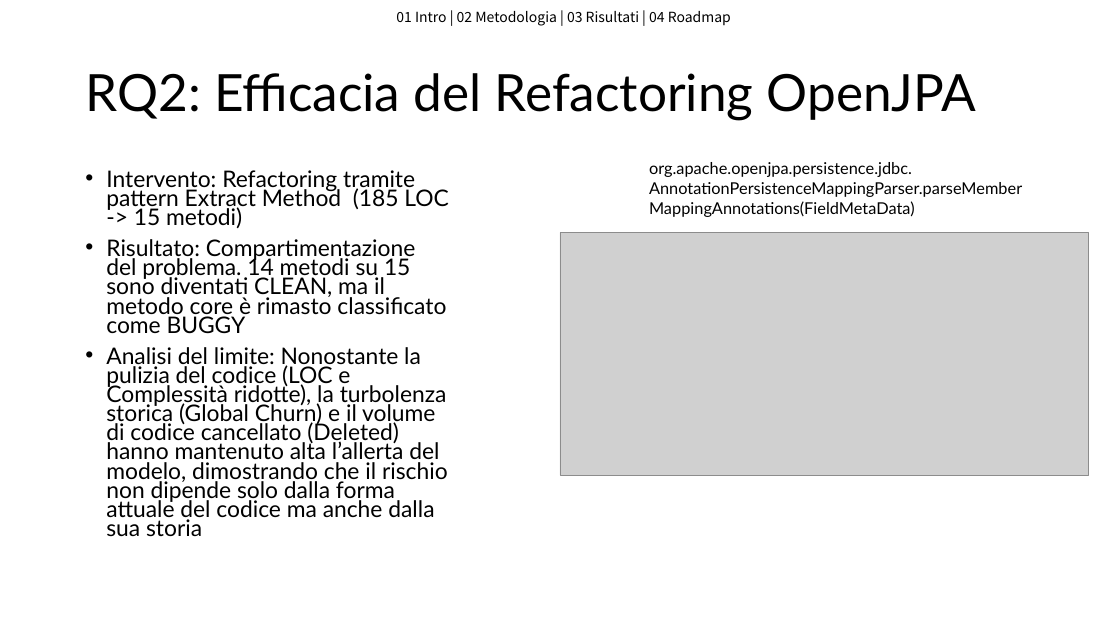
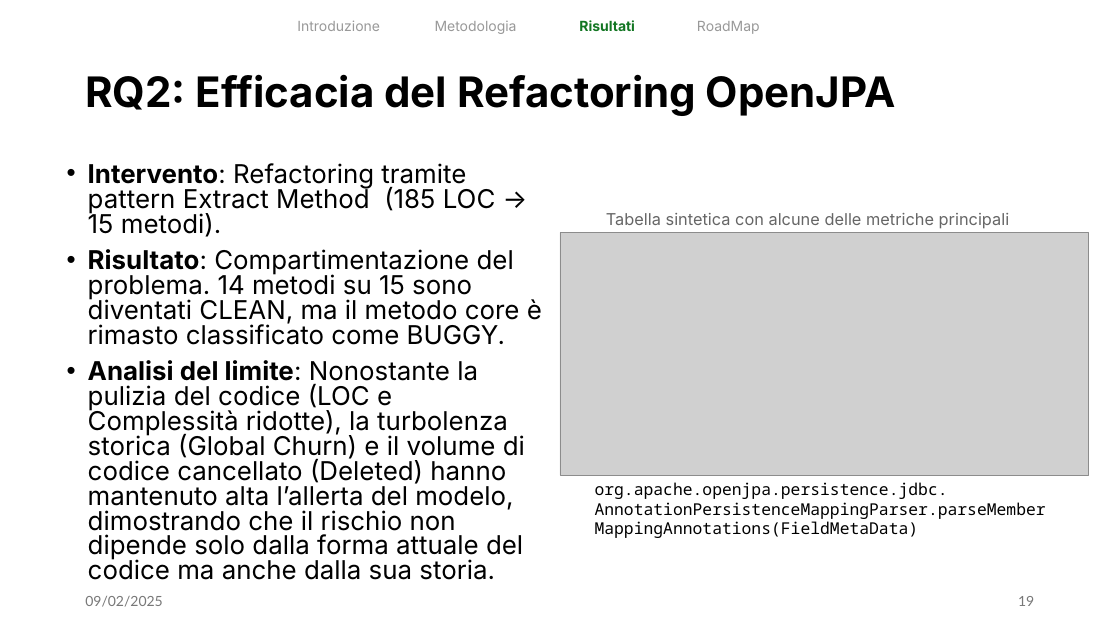
Before and after one commit to flavio-simonelli/ProjectAnalyzerAI, a slide deck: slide 19 of PresentazioneISW2Prediction.pptx (slide 18 before the commit). Drawn at 1120x630 pixels with LibreOffice and Linux fonts; fonts in the diff are those of the drawing; grey boxes stand for pictures. Boxes give left, top, right and bottom in pixels: in the first picture for what was removed or moved away, otherwise in the second. Text is boxed around its words. In the diff, an @@ line names an element or a change of style, - is before the commit and + after.

```diff
--- a/PresentazioneISW2Prediction.pptx
+++ b/PresentazioneISW2Prediction.pptx
@@ text added at (x1=297, y1=20, x2=380, y2=31), 12 pt, text #999999 @@
+Introduzione
@@ text removed at (x1=396, y1=11, x2=731, y2=26) @@
-01 Intro | 02 Metodologia | 03 Risultati | 04 Roadmap
@@ text added at (x1=435, y1=21, x2=517, y2=34), 12 pt, text #999999 @@
+Metodologia
@@ text added at (x1=579, y1=20, x2=635, y2=31), 12 pt, text #127622, bold @@
+Risultati
@@ text added at (x1=697, y1=21, x2=760, y2=34), 12 pt, text #999999 @@
+RoadMap
@@ title "RQ2: Efficacia del Refactoring OpenJPA" at (x1=85, y1=74, x2=896, y2=116): size 44 to 36 pt, font Lato to Inter, bold on @@
@@ text at (x1=88, y1=163, x2=542, y2=580): text changed; size 19.6 to 22.2 pt; font Lato to Inter @@
-• Intervento: Refactoring tramite pattern Extract Method (185 LOC -> 15 metodi)
-• Risultato: Compartimentazione del problema. 14 metodi su 15 sono diventati CLEAN, ma il metodo core è rimasto classificato come BUGGY
-• Analisi del limite: Nonostante la pulizia del codice (LOC e Complessità ridotte), la turbolenza storica (Global Churn) e il volume di codice cancellato (Deleted) hanno mantenuto alta l’allerta del modelo, dimostrando che il rischio non dipende solo dalla forma attuale del codice ma anche dalla sua storia
+• Intervento: Refactoring tramite pattern Extract Method (185 LOC -> 15 metodi).
+• Risultato: Compartimentazione del problema. 14 metodi su 15 sono diventati CLEAN, ma il metodo core è rimasto classificato come BUGGY.
+• Analisi del limite: Nonostante la pulizia del codice (LOC e Complessità ridotte), la turbolenza storica (Global Churn) e il volume di codice cancellato (Deleted) hanno mantenuto alta l’allerta del modelo, dimostrando che il rischio non dipende solo dalla forma attuale del codice ma anche dalla sua storia.
@@ text added at (x1=606, y1=213, x2=1009, y2=229), 14 pt, text #666666 @@
+Tabella sintetica con alcune delle metriche principali
@@ text "org.apache.openjpa.persistence.jdbc. AnnotationPersistenceMa ..." moved from (x1=649, y1=162, x2=1022, y2=217) to (x1=595, y1=482, x2=1046, y2=538) @@
@@ text "org.apache.openjpa.persistence.jdbc. AnnotationPersistenceMa ..." at (x1=595, y1=482, x2=1046, y2=538): font Lato to Noto Sans Mono @@
@@ text added at (x1=85, y1=596, x2=162, y2=607), 12 pt, text #797979 @@
+09/02/2025
@@ page number added at (x1=1018, y1=596, x2=1034, y2=606), 12 pt, text #797979 @@
+19
```
Also in this commit, not shown: 18 other slides changed, 4 slides added, 3 slides removed, 1 other file.
